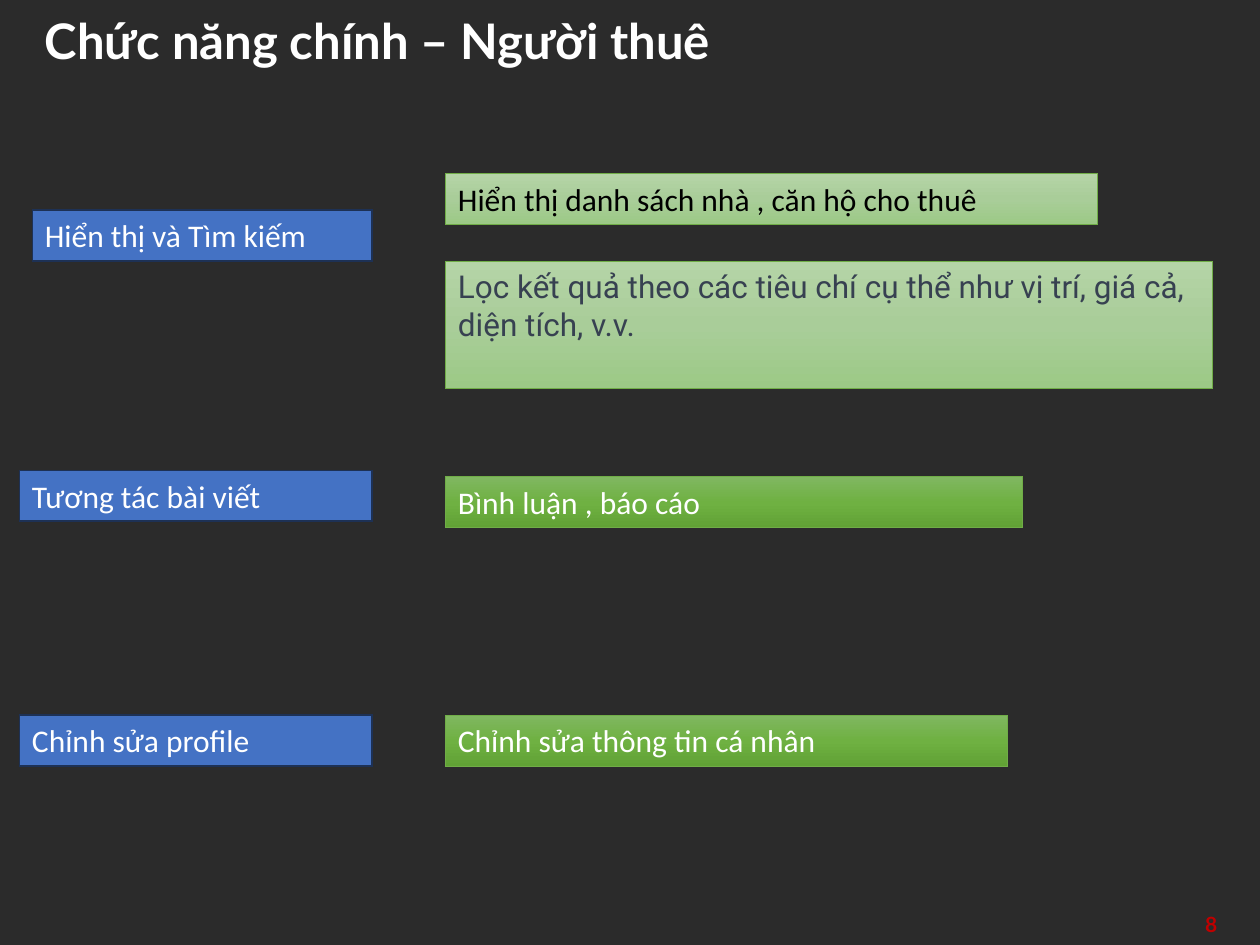
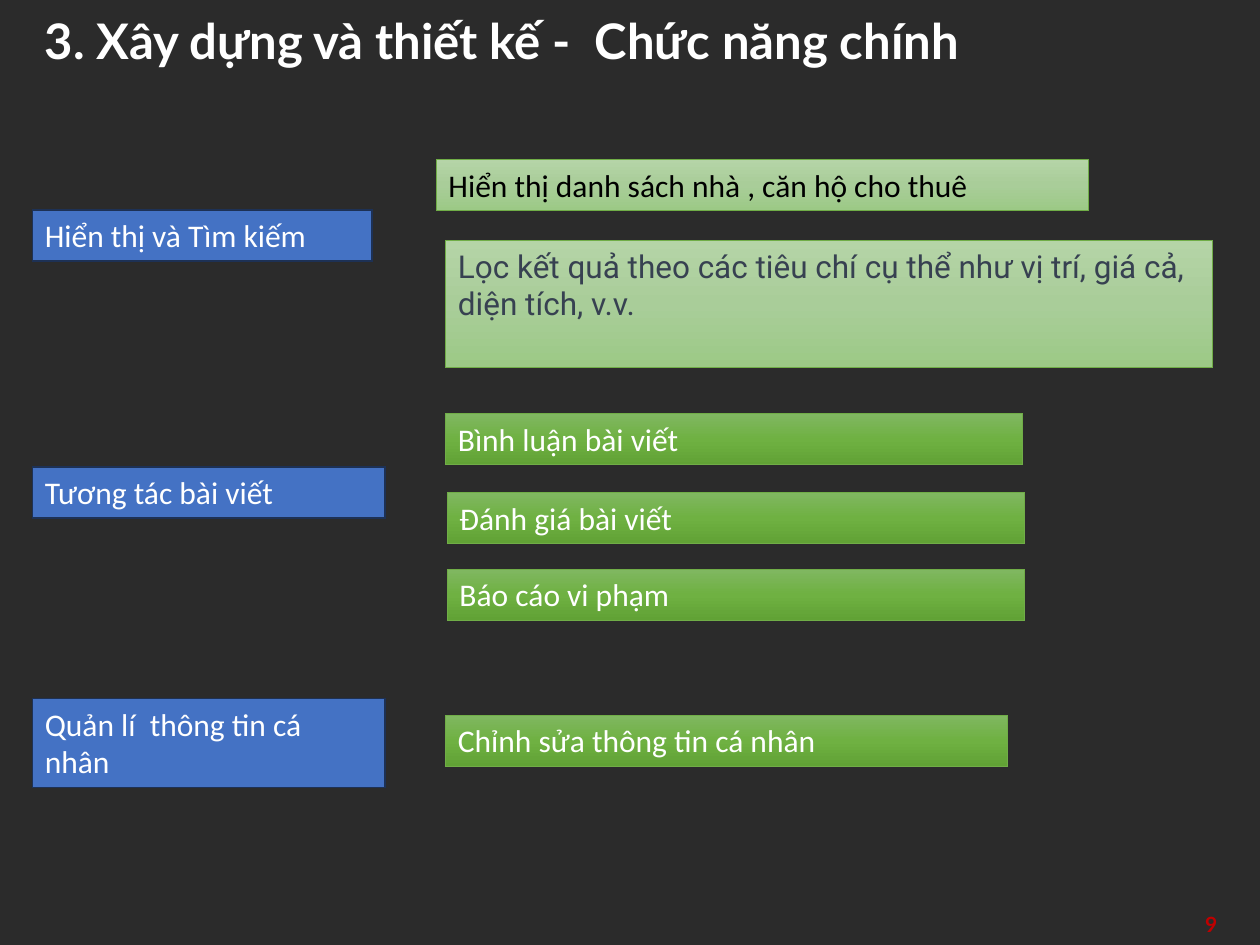
Before and after one commit to doanphung0402/timnhanhanh, a slide deck: slide 9 of report/soict_datn.pptx (slide 8 before the commit). Drawn at 1260x945 pixels with LibreOffice and Linux fonts; fonts in the diff are those of the drawing; background and template pictures are left out; a plain dark background stands for a picture behind light text. Boxes give left, top, right and bottom in pixels: in the first picture for what was removed or moved away, otherwise in the second. Text is boxed around its words. In the diff, an @@ line names an element or a change of style, - is before the commit and + after.

```diff
--- a/report/soict_datn.pptx
+++ b/report/soict_datn.pptx
@@ title at (x1=45, y1=20, x2=959, y2=68): text changed @@
-Chức năng chính – Người thuê
+3. Xây dựng và thiết kế - Chức năng chính
@@ rectangle "Hiển thị danh sách nhà ..." moved from (x1=446, y1=174, x2=1097, y2=224) to (x1=436, y1=159, x2=1087, y2=209) @@
@@ rectangle "Lọc kết quả theo các ..." moved from (x1=446, y1=261, x2=1213, y2=388) to (x1=446, y1=241, x2=1213, y2=368) @@
@@ rectangle "Bình luận bài viết" moved from (x1=446, y1=478, x2=1023, y2=528) to (x1=446, y1=415, x2=1023, y2=465) @@
@@ text in rectangle at (x1=458, y1=427, x2=678, y2=457): text changed @@
-Bình luận , báo cáo
+Bình luận bài viết
@@ rectangle "Tương tác bài viết" moved from (x1=20, y1=470, x2=373, y2=520) to (x1=33, y1=467, x2=386, y2=518) @@
@@ rectangle added at (x1=447, y1=493, x2=1024, y2=543), fill gradient #81B861 to #6FB242 to #62A336, outline #70AD47 0.5 pt, 18 pt, text #FFFFFF @@
+Đánh giá bài viết
@@ rectangle added at (x1=447, y1=570, x2=1024, y2=620), fill gradient #81B861 to #6FB242 to #62A336, outline #70AD47 0.5 pt, 18 pt, text #FFFFFF @@
+Báo cáo vi phạm
@@ rectangle "Quản lí thông tin cá ..." resized from (x1=20, y1=716, x2=373, y2=766) to (x1=33, y1=698, x2=386, y2=788) @@
@@ text in rectangle at (x1=45, y1=714, x2=301, y2=773): text changed @@
-Chỉnh sửa profile
+Quản lí thông tin cá nhân
@@ page number at (x1=1205, y1=916, x2=1217, y2=932): text changed @@
-8
+9
```
Also in this commit, not shown: 8 other slides changed, 7 slides added, 4 slides removed, 22 other files.
